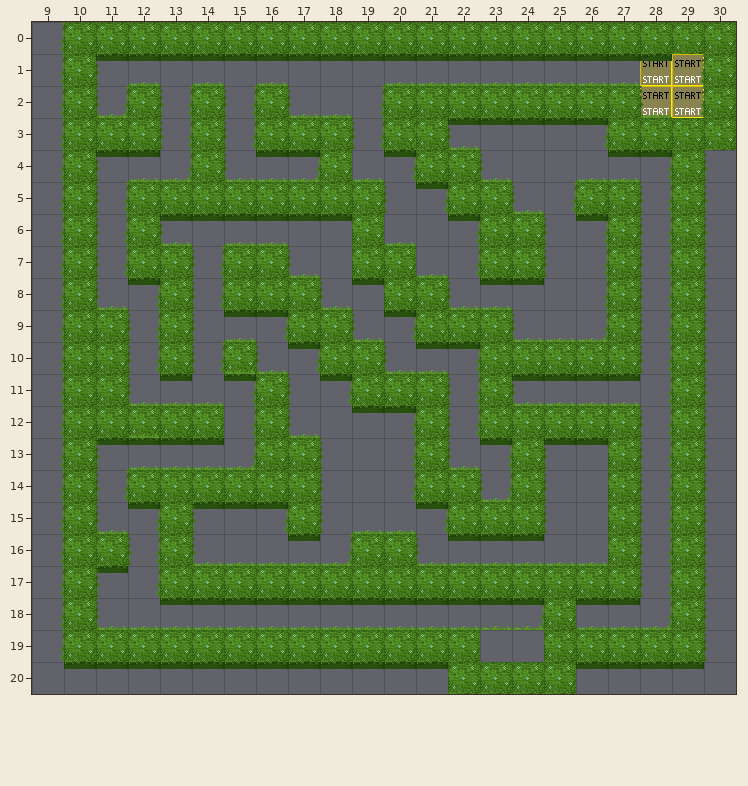
Two versions of a level (Tiled map (JSON), audience_response_wa/labyrinth2.tmj). The picture above is the old version.
Cells are 32x32 px. Shown: x 9..30, y 0..20.
The result:
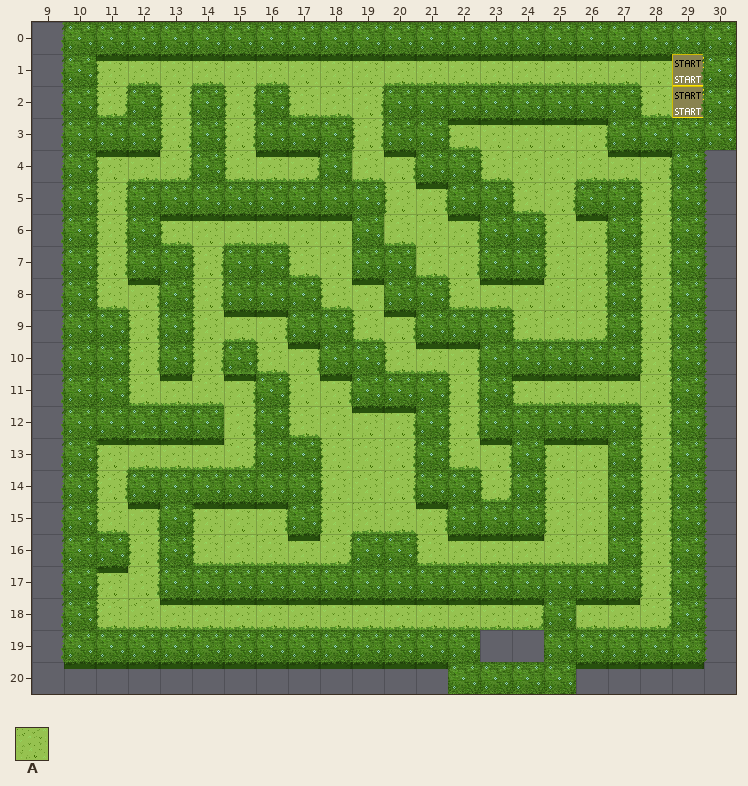
Key: from "WA_Exterior": A 696.
_ is an empty cell, . an unchanged one.
Tiles of an added or newly shown layer are drawn over the layers below it.
The edit:
--- layer "floor/floor1" (now shown)
@@ x 11..28 @@
- 1 __________________
- 2 _._._.___........_
- 3 .._._..._.._____..
- 4 ___.___.__..______
- 5 _........__..__.._
- 6 _.______.___..__._
- 7 _.._..__..__..__._
- 8 __._...__.._____._
- 9 ._.___..__...___._
-10 ._._.__..___....._
-11 .____.__..._._____
-12 ...._.____._....._
-13 _____..___.__.__._
-14 _......___.._.__._
-15 __.___.____...__._
-16 ._._____..______._
-17 __..............._
-18 ______________.___
+ 1 AAAAAAAAAAAAAAAAAA
+ 2 A.A.A.AAA........A
+ 3 ..A.A...A..AAAAA..
+ 4 AAA.AAA.AA..AAAAAA
+ 5 A........AA..AA..A
+ 6 A.AAAAAA.AAA..AA.A
+ 7 A..A..AA..AA..AA.A
+ 8 AA.A...AA..AAAAA.A
+ 9 .A.AAA..AA...AAA.A
+10 .A.A.AA..AAA.....A
+11 .AAAA.AA...A.AAAAA
+12 ....A.AAAA.A.....A
+13 AAAAA..AAA.AA.AA.A
+14 A......AAA..A.AA.A
+15 AA.AAA.AAAA...AA.A
+16 .A.AAAAA..AAAAAA.A
+17 AA...............A
+18 AAAAAAAAAAAAAA.AAA
